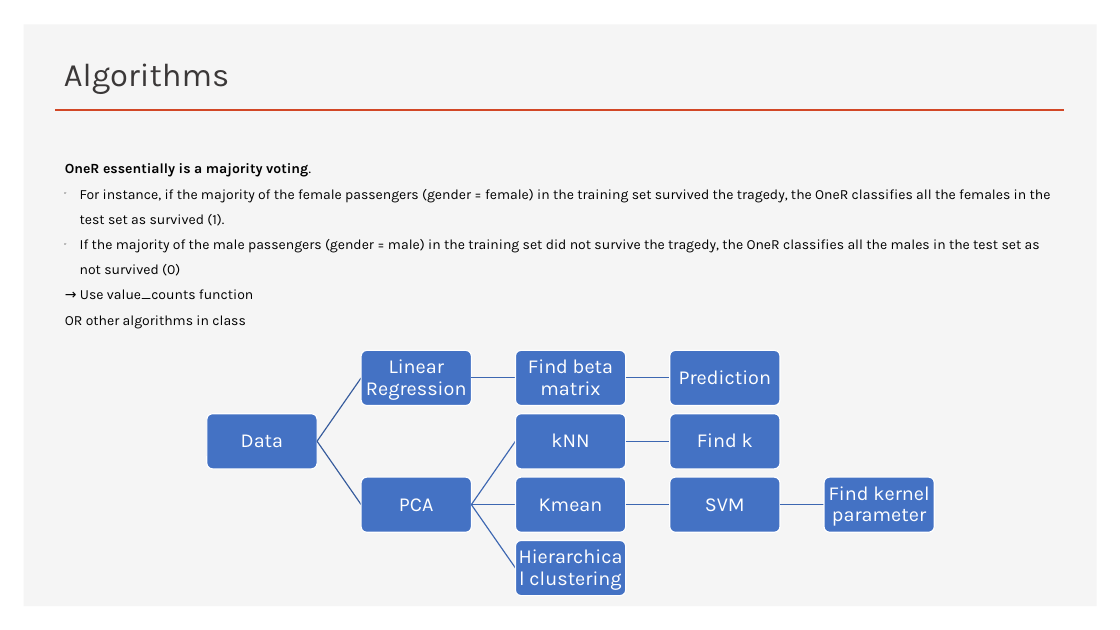
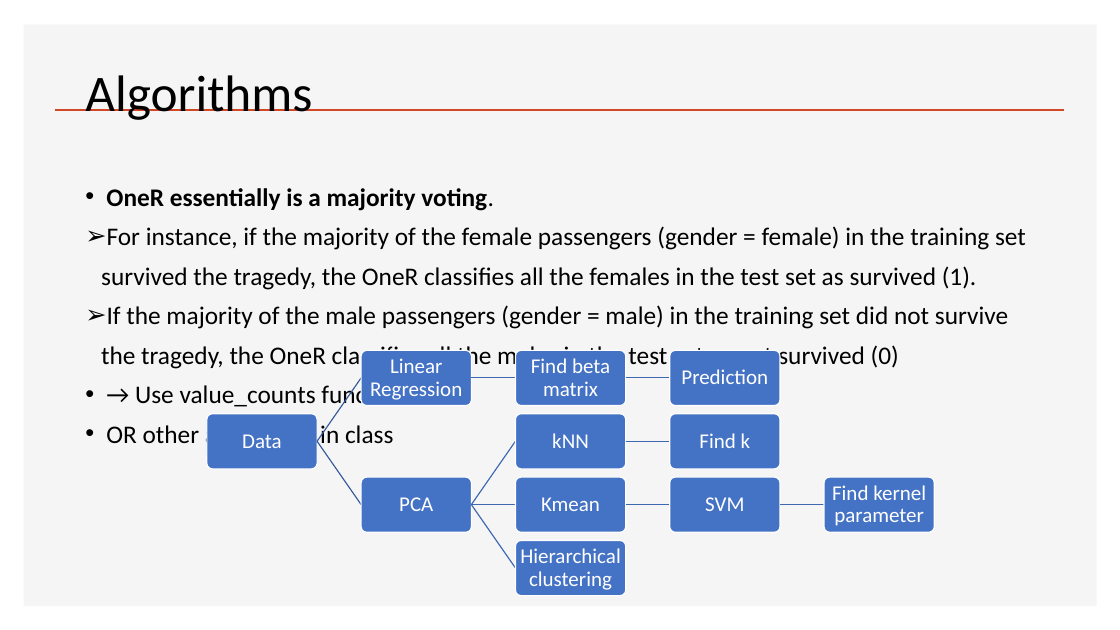
Before and after one commit to duonghung86/Kaggle-competition, a slide deck: slide 5 of Titanic 1.pptx. Drawn at 1120x630 pixels with LibreOffice and Linux fonts; fonts in the diff are those of the drawing; background and template pictures are left out. Boxes give left, top, right and bottom in pixels: in the first picture for what was removed or moved away, otherwise in the second. Text is boxed around its words. In the diff, an @@ line names an element or a change of style, - is before the commit and + after.

```diff
--- a/Titanic 1.pptx
+++ b/Titanic 1.pptx
@@ title "Algorithms" moved from (x1=64, y1=63, x2=229, y2=94) to (x1=85, y1=75, x2=312, y2=120) @@
@@ title "Algorithms" at (x1=85, y1=75, x2=312, y2=120): size 28 to 44 pt, font Karla to Calibri, text colour #3B3838 to #000000 @@
@@ text "OneR essentially is a majority ..." moved from (x1=65, y1=163, x2=1051, y2=329) to (x1=101, y1=188, x2=1026, y2=449) @@
@@ text "OneR essentially is a majority ..." at (x1=101, y1=188, x2=1026, y2=449): size 12 to 21.7 pt, font Karla to Calibri; bullet   to •; line spacing 1.5 to 1.3 @@
@@ size 17 to 18 pt, font Karla to Calibri in 11 elements at (x1=242, y1=434, x2=282, y2=448), (x1=370, y1=358, x2=462, y2=400), (x1=531, y1=358, x2=610, y2=396), (x1=681, y1=369, x2=768, y2=384), (x1=399, y1=497, x2=433, y2=511), (x1=552, y1=433, x2=589, y2=448), (x1=699, y1=433, x2=751, y2=448), (x1=541, y1=497, x2=600, y2=511), (x1=705, y1=497, x2=744, y2=511), (x1=832, y1=485, x2=926, y2=526), (x1=520, y1=548, x2=621, y2=590) @@
```
Also in this commit, not shown: 5 other slides changed, 5 slides added.
